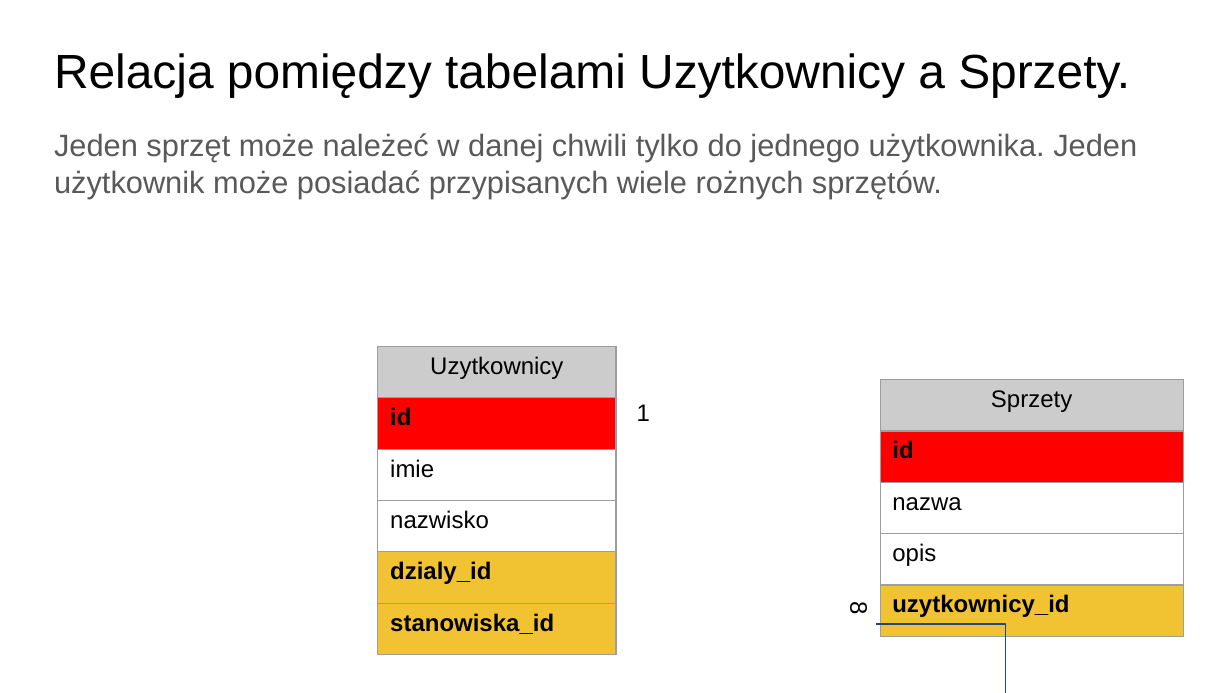
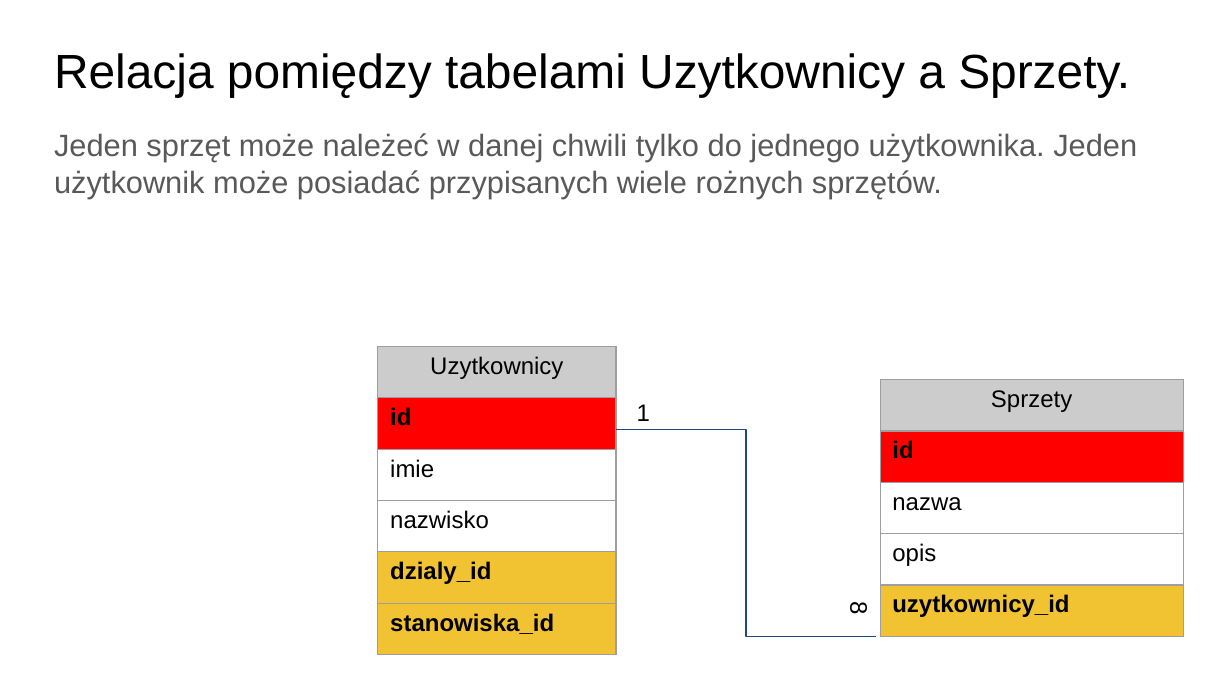
Before and after one commit to PrzemekN/wyposazenie, a slide deck: slide 8 of ProjektBazyDanychWyposazenie.odp. Drawn at 1232x693 pixels with LibreOffice and Linux fonts; fonts in the diff are those of the drawing. Boxes give left, top, right and bottom in pixels: in the first picture for what was removed or moved away, otherwise in the second. Text is boxed around its words. In the diff, an @@ line names an element or a change of style, - is before the commit and + after.

```diff
--- a/ProjektBazyDanychWyposazenie.odp
+++ b/ProjektBazyDanychWyposazenie.odp
@@ elbow line moved from (1136, 693) - (876, 625) to (876, 636) - (616, 430) @@
```
Also in this commit, not shown: 2 other slides changed, 1 other file.
